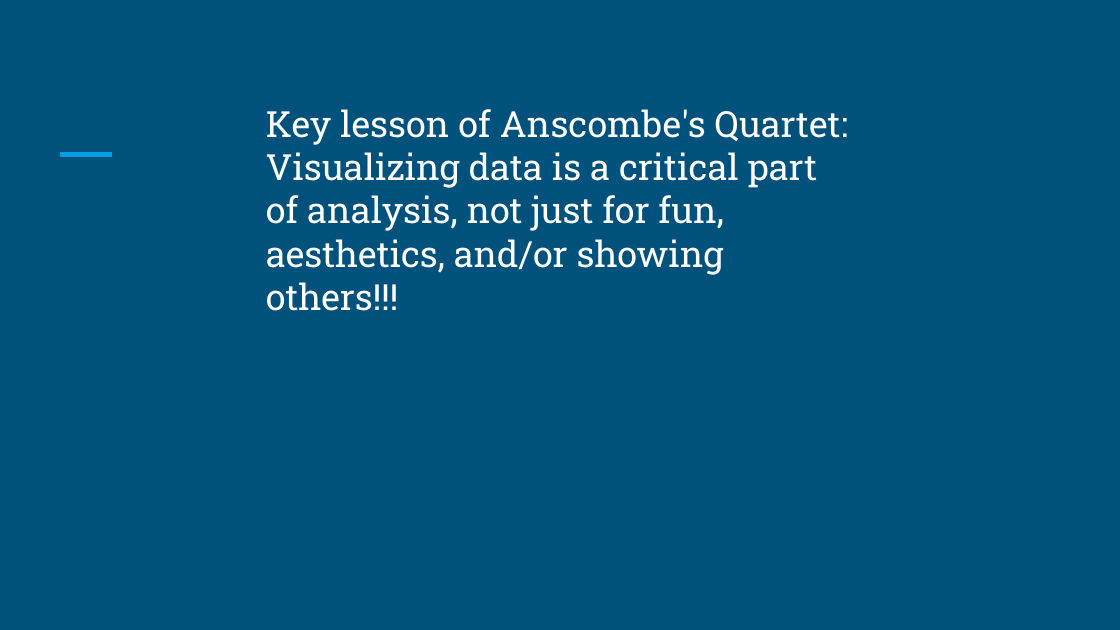
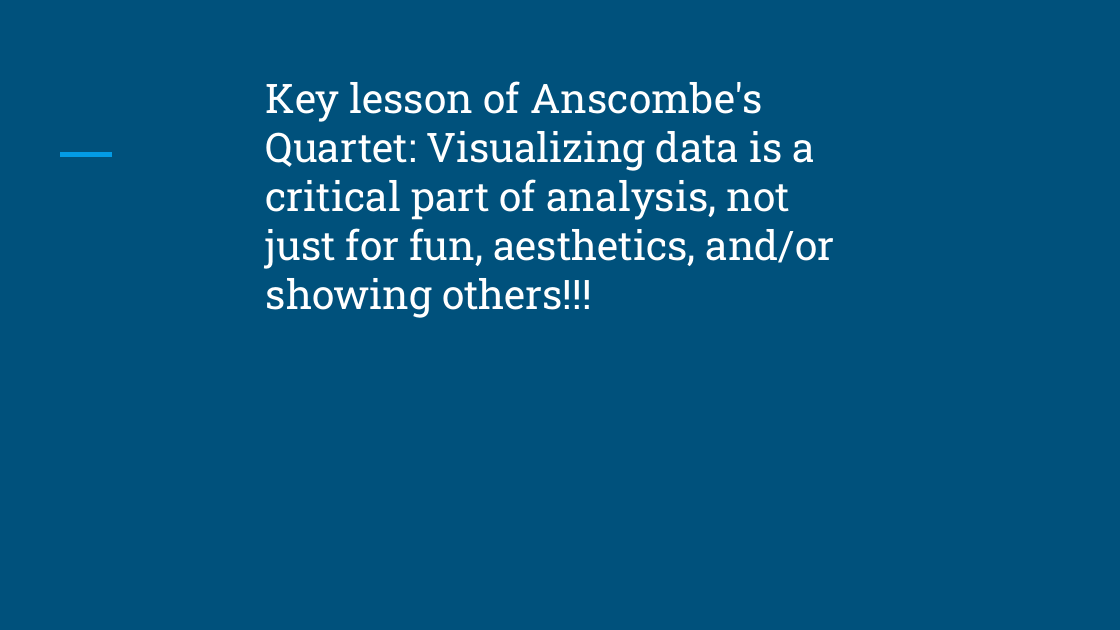
Before and after one commit to rjwrobel86/Python4Statistics, a slide deck: slide 32 of Stuff For Class/Slides/Organizing & Visualizing Data.pptx. Drawn at 1120x630 pixels with LibreOffice and Linux fonts; fonts in the diff are those of the drawing. Boxes give left, top, right and bottom in pixels: in the first picture for what was removed or moved away, otherwise in the second. Text is boxed around its words. In the diff, an @@ line names an element or a change of style, - is before the commit and + after.

```diff
--- a/Stuff For Class/Slides/Organizing & Visualizing Data.pptx
+++ b/Stuff For Class/Slides/Organizing & Visualizing Data.pptx
@@ title "Key lesson of Anscombe's Quartet: ..." at [266, 81, 835, 318]: size 23.2 to 26.2 pt @@
```
Also in this commit, not shown: 5 other slides changed, 5 slides added, 34 other files.
